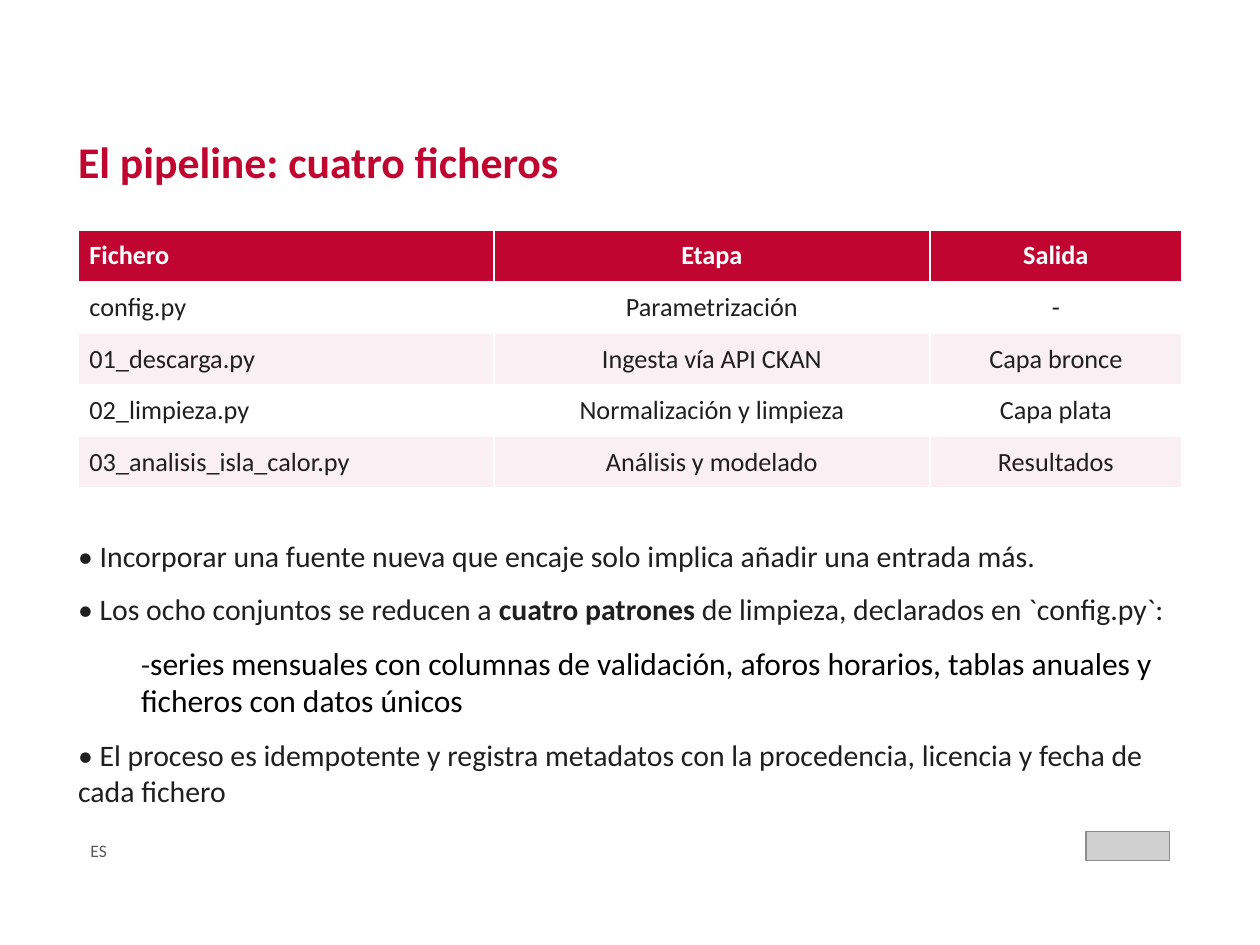
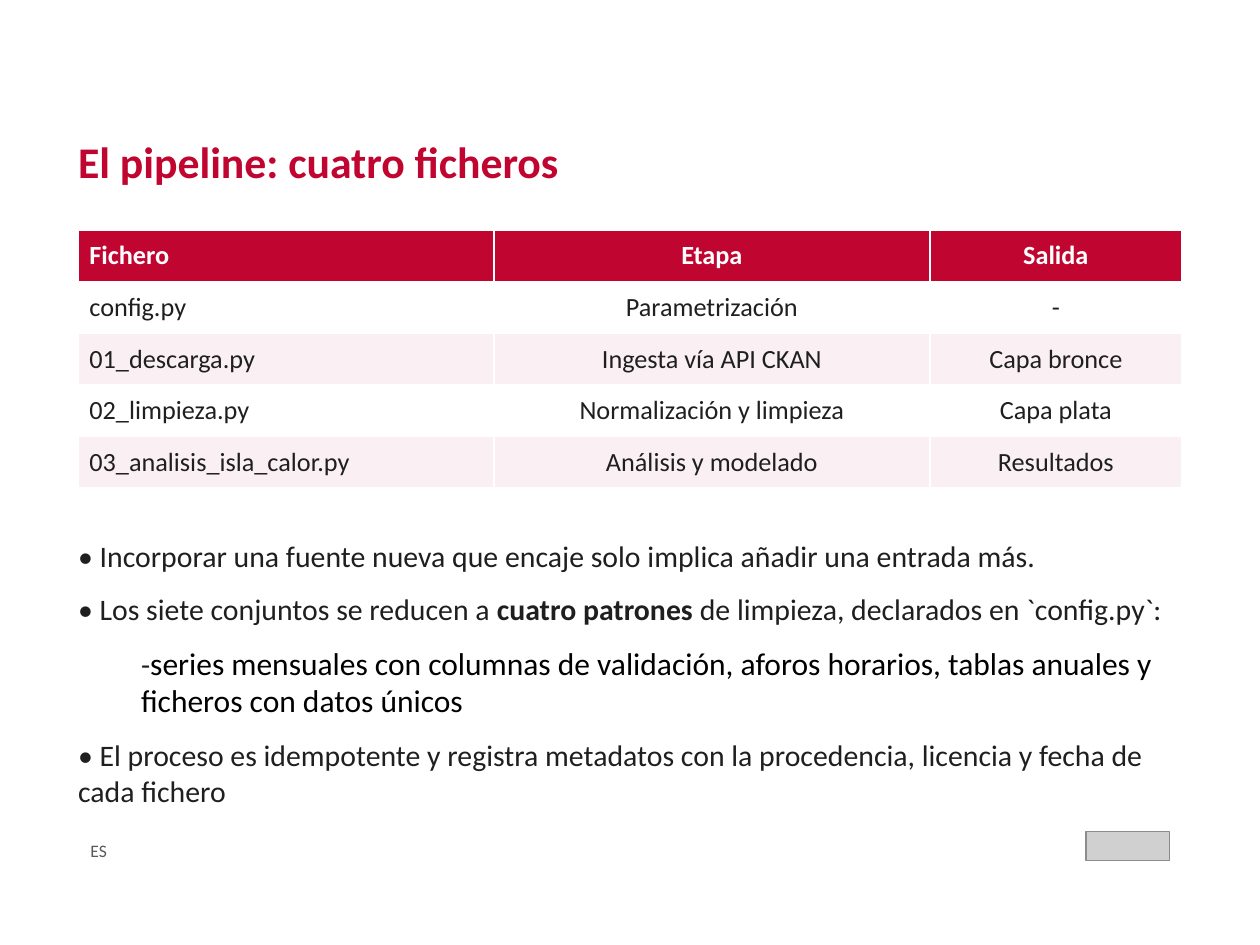
Before and after one commit to crismo04/TFM-cloud-soliutions-to-public-data, a slide deck: slide 12 of master's thesis/TFM_MII_Cloud_AI_PublicData_MolinaCristian_2026.pptx (slide 15 before the commit). Drawn at 1260x945 pixels with LibreOffice and Linux fonts; fonts in the diff are those of the drawing; grey boxes stand for pictures; background and template pictures are left out. Boxes give left, top, right and bottom in pixels: in the first picture for what was removed or moved away, otherwise in the second. Text is boxed around its words. In the diff, an @@ line names an element or a change of style, - is before the commit and + after.

```diff
--- a/master's thesis/TFM_MII_Cloud_AI_PublicData_MolinaCristian_2026.pptx
+++ b/master's thesis/TFM_MII_Cloud_AI_PublicData_MolinaCristian_2026.pptx
@@ text at (x1=100, y1=599, x2=1161, y2=625): text changed @@
-• Los ocho conjuntos se reducen a cuatro patrones de limpieza, declarados en `config.py`:
+• Los siete conjuntos se reducen a cuatro patrones de limpieza, declarados en `config.py`:
```
Also in this commit, not shown: 14 other slides changed, 2 slides added, 7 slides removed, 1 other file.
